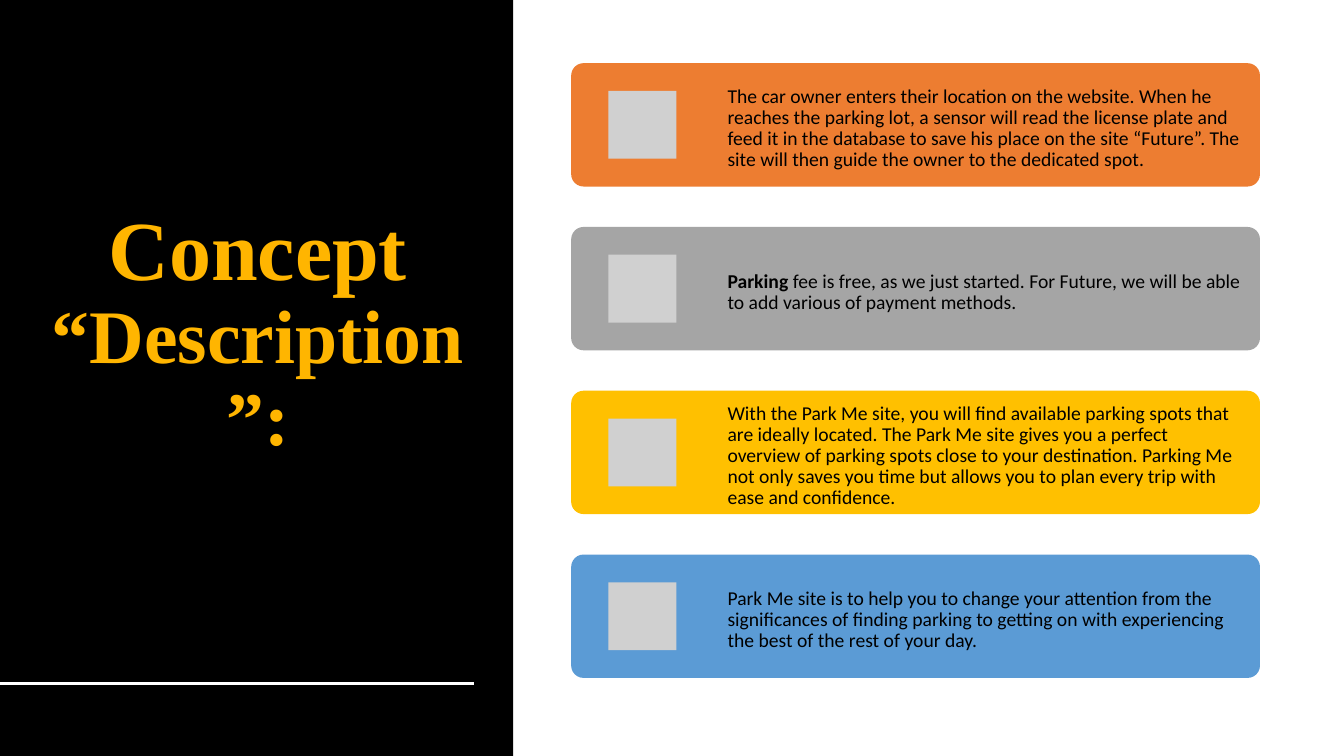
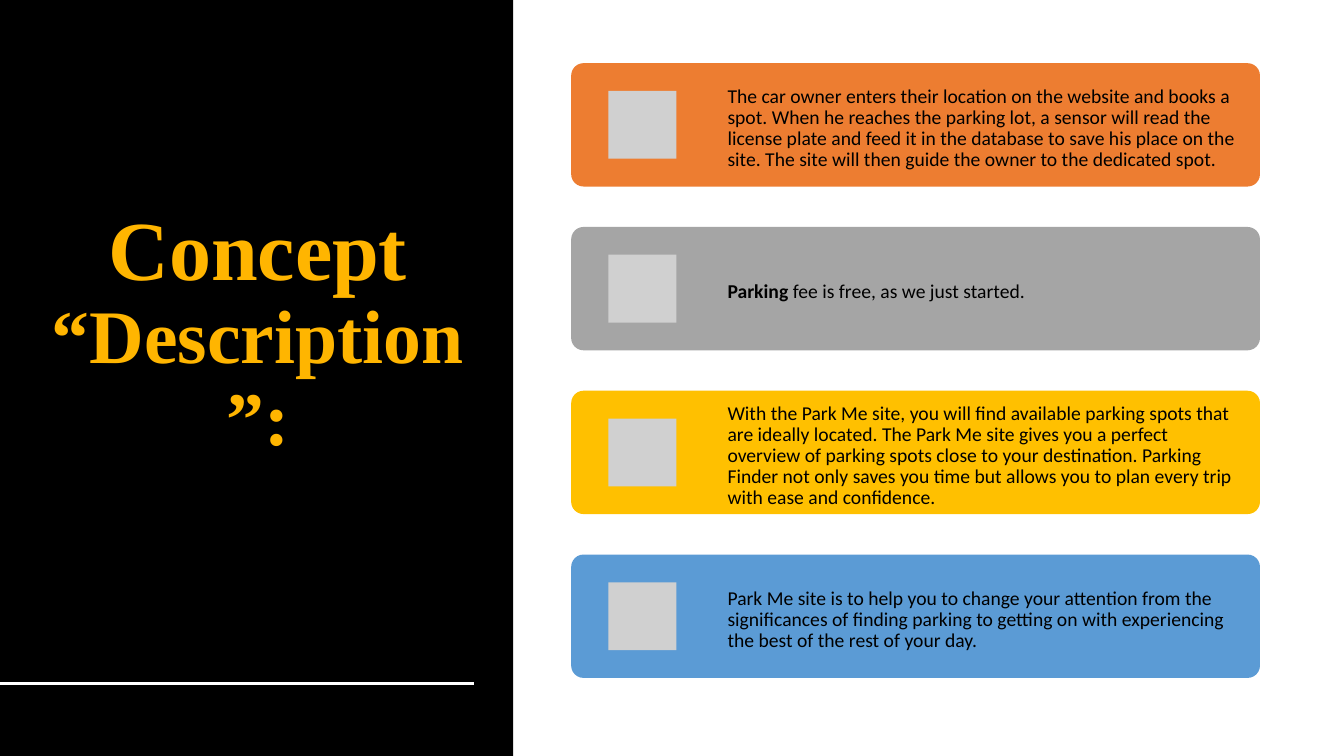
Before and after one commit to Yousiadel/Park-Me-Site, a slide deck: slide 3 of Project 1 for Group2 Parking Site.pptx. Drawn at 1344x756 pixels with LibreOffice and Linux fonts; fonts in the diff are those of the drawing; grey boxes stand for pictures. Boxes give left, top, right and bottom in pixels: in the first picture for what was removed or moved away, otherwise in the second. Text is boxed around its words. In the diff, an @@ line names an element or a change of style, - is before the commit and + after.

```diff
--- a/Project 1 for Group2 Parking Site.pptx
+++ b/Project 1 for Group2 Parking Site.pptx
@@ text at [728, 89, 1235, 170]: text changed @@
-The car owner enters their location on the website. When he reaches the parking lot, a sensor will read the license plate and feed it in the database to save his place on the site “Future”. The site will then guide the owner to the dedicated spot.
+The car owner enters their location on the website and books a spot. When he reaches the parking lot, a sensor will read the license plate and feed it in the database to save his place on the site. The site will then guide the owner to the dedicated spot.
@@ text at [728, 284, 1024, 302]: text changed @@
-Parking fee is free, as we just started. For Future, we will be able to add various of payment methods.
+Parking fee is free, as we just started.
@@ text at [728, 406, 1231, 504]: text changed @@
-With the Park Me site, you will find available parking spots that are ideally located. The Park Me site gives you a perfect overview of parking spots close to your destination. Parking Me not only saves you time but allows you to plan every trip with ease and confidence.
+With the Park Me site, you will find available parking spots that are ideally located. The Park Me site gives you a perfect overview of parking spots close to your destination. Parking Finder not only saves you time but allows you to plan every trip with ease and confidence.
```
Also in this commit, not shown: 7 other slides changed.
